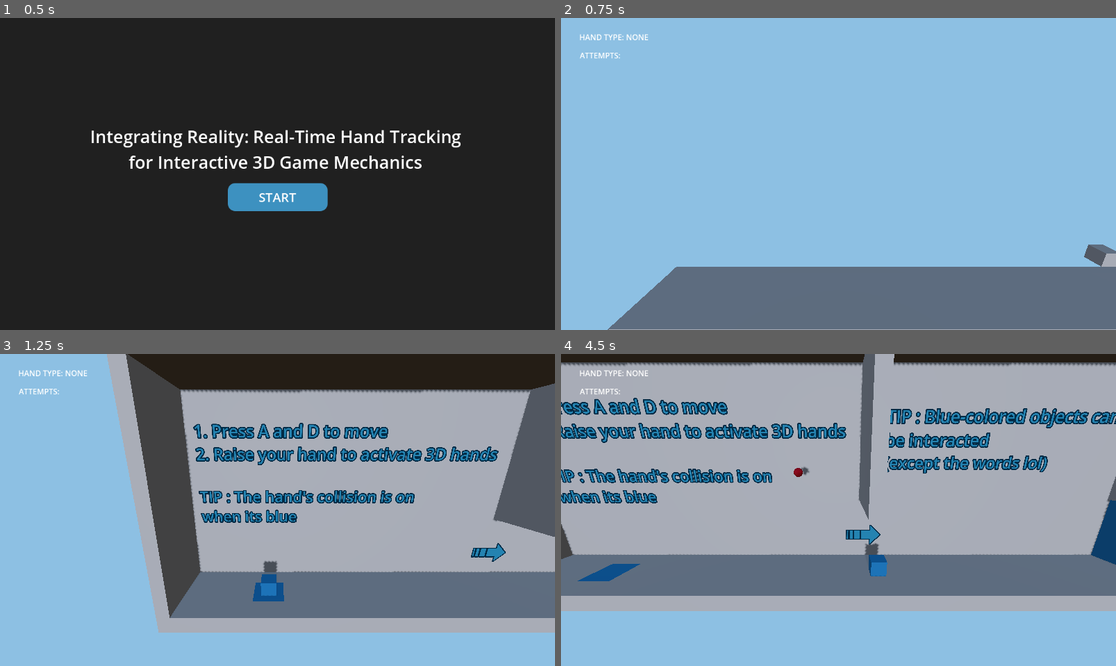
Above: before the commit, frames 1-4 (two rows, left to right).
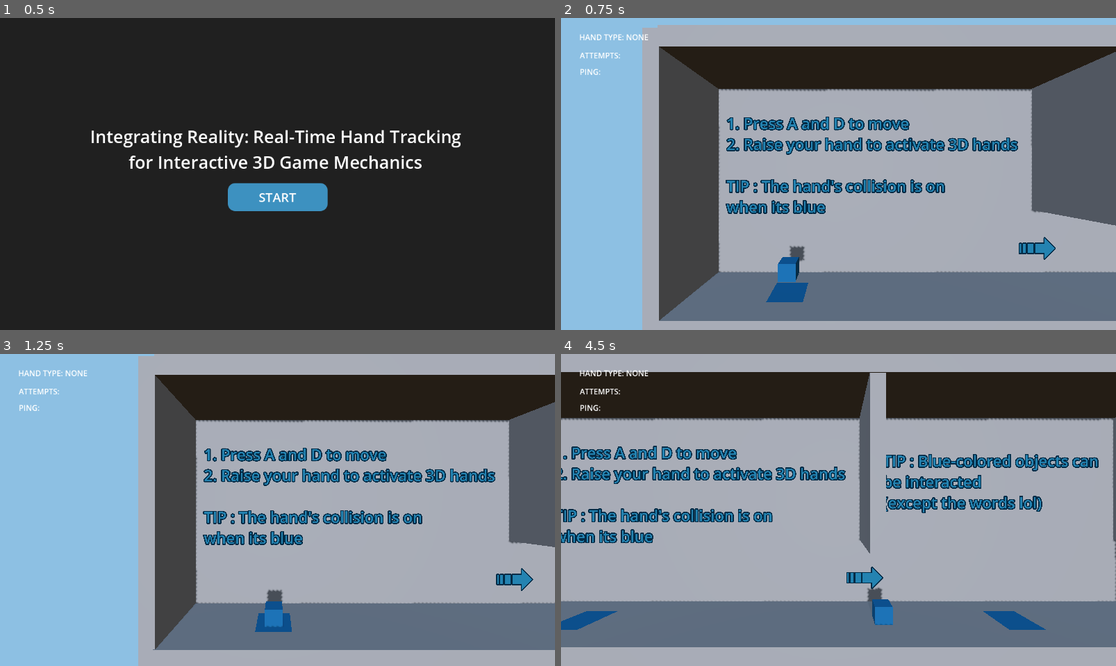
Above: after the commit, the same moments.

Repository: kalzaf50/integrating-reality-game
Game: Godot game, scene res://main_menu.tscn
Same seed, same stepped clock (60 frames per second), same inputs: the game is played once before the commit and once after it.
Inputs:
- Up to frame 1 (0.5 s): no input
- Up to frame 2 (0.75 s): click "START" at 0.5 s
- Up to frame 3 (1.25 s): no input
- Up to frame 4 (4.5 s): hold D (move_right) 1.28-2.03 s; hold A (move_left) 2.03-2.78 s; hold D (move_right) 2.78-4.28 s; hold A (move_left) from 4.28 s (still down)

Frame 1 is identical in both runs. In frame 2, 72% of the frame differs, in the area x 3-100%, y 2-100%; in frame 3, 42%; in frame 4, 63%.

Commit message:
Might be final commit

Diff:
--- a/godot/camera_3d.gd
+++ b/godot/camera_3d.gd
@@ -15,7 +15,7 @@
 		if player and not (hand_tracker.left_hand.is_active() or hand_tracker.right_hand.is_active()):
 			var target_position = global_position
 			target_position.x = player.global_position.x
-			target_position.y = player.global_position.y + 7
+			target_position.y = player.global_position.y + 6
 
 			# Smoothly interpolate to the target position
 			global_position = global_position.lerp(target_position, 5 * delta)
--- a/godot/canvas_layer.gd
+++ b/godot/canvas_layer.gd
@@ -2,9 +2,12 @@
 
 @onready var HandType: Label = $"../CanvasLayer/HandType"
 @onready var attempts: Label = $"../CanvasLayer/Attempts"
+@onready var ping: Label = $"../CanvasLayer/Ping"
 @onready var hand_tracker = $"../HandTracking"
 
 var attempt_count: int = 0
+const MAX_PING_SAMPLES := 20
+var ping_samples: Array = []
 
 func _process(_delta: float) -> void:
 	var visible_hands = []
@@ -19,3 +22,18 @@
 func increment_attempts() -> void:
 	attempt_count += 1
 	attempts.text = "ATTEMPTS: %d" % attempt_count
+
+func update_ping(new_ping: int) -> void:
+	ping_samples.append(new_ping)
+	if ping_samples.size() > MAX_PING_SAMPLES:
+		ping_samples.pop_front()
+
+	var total := 0
+	for ping in ping_samples:
+		total += ping
+
+	var average_ping := total / ping_samples.size()
+	display_ping(round(average_ping))
+
+func display_ping(ping_value) -> void:
+	ping.text = "PING: %d" % ping_value
--- a/godot/hand/hand_tracking.gd
+++ b/godot/hand/hand_tracking.gd
@@ -8,6 +8,8 @@
 var right_hand: Hand
 
 var hands_data: Dictionary
+
+@onready var stats = $"../CanvasLayer"
 
 func _ready() -> void:
 	server = UDPServer.new()
@@ -36,6 +38,13 @@
 func _process(_delta: float) -> void:
 	server.poll()
 	if server.is_connection_available():
+
+		if hands_data.has("timestamp"):
+			var sent_time = hands_data["timestamp"]
+			var now = Time.get_unix_time_from_system()
+			var latency = (now - sent_time) * 1000.0
+			stats.update_ping(latency)
+
 		var peer = server.take_connection()
 		var data = peer.get_packet()
 		hands_data = _parse_hands_from_packet(data)
--- /dev/null
+++ b/godot/interactive/end_particles.tscn
@@ -0,0 +1,38 @@
+[gd_scene load_steps=6 format=3 uid="uid://yj7f6tm6in6l"]
+
+[sub_resource type="StandardMaterial3D" id="StandardMaterial3D_6b42v"]
+transparency = 1
+albedo_color = Color(0.866667, 0.0745098, 0, 0.729412)
+emission_enabled = true
+emission = Color(0.866667, 0.0745098, 0, 1)
+emission_energy_multiplier = 5.0
+billboard_mode = 3
+billboard_keep_scale = true
+particles_anim_h_frames = 1
+particles_anim_v_frames = 1
+particles_anim_loop = false
+
+[sub_resource type="Curve" id="Curve_3ue5m"]
+_data = [Vector2(0, 0.505618), 0.0, 0.0, 0, 0, Vector2(0.25, 0.988764), 0.0, 0.0, 0, 0, Vector2(1, 0), 0.0, 0.0, 0, 0]
+point_count = 3
+
+[sub_resource type="CurveTexture" id="CurveTexture_8xchm"]
+curve = SubResource("Curve_3ue5m")
+
+[sub_resource type="ParticleProcessMaterial" id="ParticleProcessMaterial_alr3s"]
+spread = 80.0
+initial_velocity_min = 1.0
+initial_velocity_max = 1.0
+gravity = Vector3(0, 0, 0)
+scale_max = 6.95
+scale_curve = SubResource("CurveTexture_8xchm")
+
+[sub_resource type="QuadMesh" id="QuadMesh_38njk"]
+size = Vector2(0.02, 0.02)
+
+[node name="EndParticles" type="GPUParticles3D"]
+material_override = SubResource("StandardMaterial3D_6b42v")
+amount = 30
+speed_scale = 2.0
+process_material = SubResource("ParticleProcessMaterial_alr3s")
+draw_pass_1 = SubResource("QuadMesh_38njk")
--- /dev/null
+++ b/godot/interactive/laser.gd
@@ -0,0 +1,22 @@
+extends RayCast3D
+
+@onready var beam_mesh = $BeamMesh
+@onready var end_particles = $EndParticles
+
+# Called every frame. 'delta' is the elapsed time since the previous frame.
+func _process(delta: float) -> void:
+	var cast_point
+	force_raycast_update()
+
+	if is_colliding():
+		var collider = get_collider()
+		if collider and collider.name == "Player":
+			if collider.has_method("explode_and_respawn") and collider.is_alive:
+				collider.explode_and_respawn()
+
+		cast_point = to_local(get_collision_point())
+
+		beam_mesh.mesh.height = cast_point.y
+		beam_mesh.position.y = cast_point.y/2
+
+		end_particles.position.y = cast_point.y
--- /dev/null
+++ b/godot/interactive/laser.tscn
@@ -0,0 +1,35 @@
+[gd_scene load_steps=6 format=3 uid="uid://cxpodwkaxsv4p"]
+
+[ext_resource type="Script" uid="uid://d360qbjl22b3p" path="res://interactive/laser.gd" id="1_6x5yo"]
+[ext_resource type="PackedScene" uid="uid://yj7f6tm6in6l" path="res://interactive/end_particles.tscn" id="2_5pv34"]
+
+[sub_resource type="BoxMesh" id="BoxMesh_6x5yo"]
+
+[sub_resource type="CylinderMesh" id="CylinderMesh_y0rh2"]
+flip_faces = true
+top_radius = 0.07
+bottom_radius = 0.07
+height = 0.01
+
+[sub_resource type="StandardMaterial3D" id="StandardMaterial3D_6x5yo"]
+transparency = 1
+albedo_color = Color(0.866667, 0.0745098, 0, 0.839216)
+emission_enabled = true
+emission = Color(0.866667, 0.0745098, 0, 1)
+emission_energy_multiplier = 5.1
+
+[node name="Laser" type="RayCast3D"]
+target_position = Vector3(0, 40, 0)
+collision_mask = 3
+script = ExtResource("1_6x5yo")
+
+[node name="MeshInstance3D" type="MeshInstance3D" parent="."]
+transform = Transform3D(0.42, 0, 0, 0, 0.42, 0, 0, 0, 0.42, 0, 1.49012e-08, 0)
+mesh = SubResource("BoxMesh_6x5yo")
+
+[node name="BeamMesh" type="MeshInstance3D" parent="."]
+mesh = SubResource("CylinderMesh_y0rh2")
+surface_material_override/0 = SubResource("StandardMaterial3D_6x5yo")
+
+[node name="EndParticles" parent="." instance=ExtResource("2_5pv34")]
+transform = Transform3D(-4.37114e-08, 1, 0, -1, -4.37114e-08, 0, 0, 0, 1, 0, 0, 0)
--- a/godot/world.tscn
+++ b/godot/world.tscn
@@ -9,6 +9,7 @@
 [ext_resource type="Script" uid="uid://b18jf8kxny4o" path="res://camera_3d.gd" id="6_dwbse"]
 [ext_resource type="Script" uid="uid://b7xj1otogspc3" path="res://finish_point.gd" id="8_gbfbk"]
 [ext_resource type="PackedScene" uid="uid://byculd0i5e21v" path="res://interactive/floor_button.tscn" id="9_ioo17"]
+[ext_resource type="PackedScene" uid="uid://cxpodwkaxsv4p" path="res://interactive/laser.tscn" id="10_wse8f"]
 
 [sub_resource type="ProceduralSkyMaterial" id="ProceduralSkyMaterial_3lt1c"]
 sky_horizon_color = Color(0.64625, 0.65575, 0.67075, 1)
@@ -88,7 +89,7 @@
 script = ExtResource("1_vbggk")
 
 [node name="Ground" type="MeshInstance3D" parent="."]
-transform = Transform3D(69.2956, 0, 0, 0, 1, 0, 0, 0, 4.8, 12.6663, 11.0027, -0.00512958)
+transform = Transform3D(86.8967, 0, 0, 0, 1, 0, 0, 0, 4.8, 21.7663, 11.0027, -0.00512958)
 layers = 3
 mesh = SubResource("BoxMesh_fj7yv")
 
@@ -108,7 +109,7 @@
 shape = SubResource("BoxShape3D_tlwt5")
 
 [node name="Ceiling1" type="MeshInstance3D" parent="."]
-transform = Transform3D(47.6407, 0, 0, 0, 1, 0, 0, 0, 4.8, 1.6663, 25.0027, -0.00512958)
+transform = Transform3D(86.5544, 0, 0, 0, 1, 0, 0, 0, 4.8, 21.6663, 25.0027, -0.00512958)
 layers = 3
 mesh = SubResource("BoxMesh_fj7yv")
 
@@ -128,7 +129,7 @@
 shape = SubResource("BoxShape3D_tlwt5")
 
 [node name="Wall" type="MeshInstance3D" parent="."]
-transform = Transform3D(78.624, 0, 0, 0, 15.7777, 0, 0, 0, 0.784315, 16.9663, 17.5425, -2.79524)
+transform = Transform3D(91.0702, 0, 0, 0, 15.7777, 0, 0, 0, 0.784315, 20.6663, 17.5425, -2.79524)
 layers = 3
 mesh = SubResource("BoxMesh_fj7yv")
 
@@ -147,6 +148,16 @@
 [node name="CollisionShape3D" type="CollisionShape3D" parent="Wall2/StaticBody3D"]
 shape = SubResource("BoxShape3D_tlwt5")
 
+[node name="Wall9" type="MeshInstance3D" parent="."]
+transform = Transform3D(-2.42243e-07, 0, -0.784315, 0, 14.9209, 0, 5.54187, 0, -3.42835e-08, 65.0241, 17.9425, -0.400756)
+layers = 3
+mesh = SubResource("BoxMesh_fj7yv")
+
+[node name="StaticBody3D" type="StaticBody3D" parent="Wall9"]
+
+[node name="CollisionShape3D" type="CollisionShape3D" parent="Wall9/StaticBody3D"]
+shape = SubResource("BoxShape3D_tlwt5")
+
 [node name="Wall3" type="MeshInstance3D" parent="."]
 transform = Transform3D(-2.42243e-07, 0, -0.784315, 0, 9.45387, 0, 5.54187, 0, -3.42835e-08, 1.0241, 20.6425, -0.400756)
 layers = 3
@@ -165,6 +176,36 @@
 [node name="StaticBody3D" type="StaticBody3D" parent="Wall5"]
 
 [node name="CollisionShape3D" type="CollisionShape3D" parent="Wall5/StaticBody3D"]
+shape = SubResource("BoxShape3D_tlwt5")
+
+[node name="Wall8" type="MeshInstance3D" parent="."]
+transform = Transform3D(-2.42243e-07, 0, -0.784315, 0, 9.45387, 0, 5.54187, 0, -3.42835e-08, 56.0241, 20.6425, -0.400756)
+layers = 3
+mesh = SubResource("BoxMesh_fj7yv")
+
+[node name="StaticBody3D" type="StaticBody3D" parent="Wall8"]
+
+[node name="CollisionShape3D" type="CollisionShape3D" parent="Wall8/StaticBody3D"]
+shape = SubResource("BoxShape3D_tlwt5")
+
+[node name="Wall6" type="MeshInstance3D" parent="."]
+transform = Transform3D(-2.42243e-07, 0, -0.784315, 0, 9.45387, 0, 5.54187, 0, -3.42835e-08, 37.0241, 16.2425, -0.400756)
+layers = 3
+mesh = SubResource("BoxMesh_fj7yv")
+
+[node name="StaticBody3D" type="StaticBody3D" parent="Wall6"]
+
+[node name="CollisionShape3D" type="CollisionShape3D" parent="Wall6/StaticBody3D"]
+shape = SubResource("BoxShape3D_tlwt5")
+
+[node name="Wall7" type="MeshInstance3D" parent="."]
+transform = Transform3D(-2.42243e-07, 0, -4.70589, 0, 0.661771, 0, 5.54187, 0, -2.05701e-07, 35.0241, 20.6425, -0.400756)
+layers = 3
+mesh = SubResource("BoxMesh_fj7yv")
+
+[node name="StaticBody3D" type="StaticBody3D" parent="Wall7"]
+
+[node name="CollisionShape3D" type="CollisionShape3D" parent="Wall7/StaticBody3D"]
 shape = SubResource("BoxShape3D_tlwt5")
 
 [node name="Gate1" type="MeshInstance3D" parent="."]
@@ -195,7 +236,7 @@
 shape = SubResource("BoxShape3D_tlwt5")
 
 [node name="Player" parent="." instance=ExtResource("2_fj7yv")]
-transform = Transform3D(1, 0, 0, 0, 1, 0, 0, 0, 1, 38, 13.6099, 0)
+transform = Transform3D(1, 0, 0, 0, 1, 0, 0, 0, 1, -16, 13.6099, 0)
 
 [node name="CanvasLayer" type="CanvasLayer" parent="."]
 script = ExtResource("3_tlwt5")
@@ -214,8 +255,15 @@
 offset_bottom = 92.0
 text = "ATTEMPTS: "
 
+[node name="Ping" type="Label" parent="CanvasLayer"]
+offset_left = 39.0
+offset_top = 100.0
+offset_right = 184.0
+offset_bottom = 126.0
+text = "PING: "
+
 [node name="ObjectSpawner" type="Node3D" parent="."]
-transform = Transform3D(1, 0, 0, 0, 1, 0, 0, 0, 1, 10, 28, 0)
+transform = Transform3D(1, 0, 0, 0, 1, 0, 0, 0, 1, 39, 36.5, 0)
 script = ExtResource("4_aqk2v")
 destroy_time = 5.0
 
@@ -228,7 +276,7 @@
 autostart = true
 
 [node name="ObjectSpawner2" type="Node3D" parent="."]
-transform = Transform3D(1, 0, 0, 0, 1, 0, 0, 0, 1, -4, 44, 0)
+transform = Transform3D(1, 0, 0, 0, 1, 0, 0, 0, 1, -31, 44, 0)
 script = ExtResource("4_aqk2v")
 destroy_time = 20.0
 
@@ -241,7 +289,7 @@
 autostart = true
 
 [node name="BreakableWall" type="RigidBody3D" parent="."]
-transform = Transform3D(1, 0, 0, 0, 1, 0, 0, 0, 1, 32, 14.203, 0.395)
+transform = Transform3D(1, 0, 0, 0, 1, 0, 0, 0, 1, 43, 28.203, 0.395)
 collision_mask = 3
 mass = 5.0
 script = ExtResource("5_pkg7o")
@@ -256,12 +304,24 @@
 skeleton = NodePath("../..")
 
 [node name="Camera3D" type="Camera3D" parent="."]
-transform = Transform3D(1, 0, 0, 0, 0.965926, 0.258819, 0, -0.258819, 0.965926, 3, 63, 12)
+transform = Transform3D(1, 0, 0, 0, 1, -5.96046e-08, 0, 5.96046e-08, 1, -9, 17.8, 12)
 current = true
 script = ExtResource("6_dwbse")
 
 [node name="SpawnPoint" type="MeshInstance3D" parent="."]
 transform = Transform3D(1, 0, 0, 0, 1, 0, 0, 0, 1, -16, 11.51, 0)
+mesh = SubResource("PlaneMesh_gbfbk")
+
+[node name="CheckPoint" type="MeshInstance3D" parent="."]
+transform = Transform3D(1, 0, 0, 0, 1, 0, 0, 0, 1, 9.4, 11.51, 0)
+mesh = SubResource("PlaneMesh_gbfbk")
+
+[node name="CheckPoint2" type="MeshInstance3D" parent="."]
+transform = Transform3D(1, 0, 0, 0, 1, 0, 0, 0, 1, 27.2, 11.51, 0)
+mesh = SubResource("PlaneMesh_gbfbk")
+
+[node name="CheckPoint3" type="MeshInstance3D" parent="."]
+transform = Transform3D(1, 0, 0, 0, 1, 0, 0, 0, 1, 60.2, 11.51, 0)
 mesh = SubResource("PlaneMesh_gbfbk")
 
 [node name="FinishPoint" type="MeshInstance3D" parent="."]
@@ -300,6 +360,24 @@
 outline_size = 62
 horizontal_alignment = 0
 
+[node name="Tuto3" type="Label3D" parent="."]
+transform = Transform3D(1, 0, 0, 0, 1, 0, 0, 0, 1, 20.3, 20, -2.4)
+modulate = Color(0.129412, 0.4, 0.560784, 1)
+outline_modulate = Color(0.0281802, 0.152071, 0.225892, 1)
+text = "TIP : Hand might help"
+font_size = 217
+outline_size = 62
+horizontal_alignment = 0
+
+[node name="Tuto4" type="Label3D" parent="."]
+transform = Transform3D(1, 0, 0, 0, 1, 0, 0, 0, 1, 40.3, 20, -2.4)
+modulate = Color(0.129412, 0.4, 0.560784, 1)
+outline_modulate = Color(0.0281802, 0.152071, 0.225892, 1)
+text = "Those lasers look deadly!"
+font_size = 217
+outline_size = 62
+horizontal_alignment = 0
+
 [node name="Arrow1" type="Label3D" parent="."]
 transform = Transform3D(1, 0, 0, 0, 1, 0, 0, 0, 1, 1, 13.3, -2.4)
 modulate = Color(0.129412, 0.4, 0.560784, 1)
@@ -308,8 +386,36 @@
 font_size = 677
 outline_size = 62
 
+[node name="Arrow2" type="Label3D" parent="."]
+transform = Transform3D(0, -1, 0, 1, 0, 0, 0, 0, 1, 27, 15.3, -2.4)
+modulate = Color(0.129412, 0.4, 0.560784, 1)
+outline_modulate = Color(0.0281802, 0.152071, 0.225892, 1)
+text = "➟"
+font_size = 677
+outline_size = 62
+
+[node name="Arrow3" type="Label3D" parent="."]
+transform = Transform3D(1, 4.37114e-08, 0, -4.37114e-08, 1, 0, 0, 0, 1, 35.2, 22.7, -2.4)
+modulate = Color(0.129412, 0.4, 0.560784, 1)
+outline_modulate = Color(0.0281802, 0.152071, 0.225892, 1)
+text = "➟"
+font_size = 677
+outline_size = 62
+
 [node name="FloorButton" parent="." instance=ExtResource("9_ioo17")]
 transform = Transform3D(-4.37114e-08, 1, 0, -1, -4.37114e-08, 0, 0, 0, 1, 1.5, 20, 0)
+
+[node name="Laser" parent="." instance=ExtResource("10_wse8f")]
+transform = Transform3D(-1, -8.74228e-08, 0, 8.74228e-08, -1, 0, 0, 0, 1, 45, 24.4, 0)
+
+[node name="Laser2" parent="." instance=ExtResource("10_wse8f")]
+transform = Transform3D(-1, -8.74228e-08, 0, 8.74228e-08, -1, 0, 0, 0, 1, 46, 24.4, 0)
+
+[node name="Laser3" parent="." instance=ExtResource("10_wse8f")]
+transform = Transform3D(-1, -8.74228e-08, 0, 8.74228e-08, -1, 0, 0, 0, 1, 47, 24.4, 0)
+
+[node name="Laser4" parent="." instance=ExtResource("10_wse8f")]
+transform = Transform3D(-1, -8.74228e-08, 0, 8.74228e-08, -1, 0, 0, 0, 1, 48, 24.4, 0)
 
 [connection signal="timeout" from="ObjectSpawner/SpawnRate" to="ObjectSpawner" method="_on_spawn_rate_timeout"]
 [connection signal="timeout" from="ObjectSpawner2/SpawnRate" to="ObjectSpawner2" method="_on_spawn_rate_timeout"]
Not shown, added: godot/interactive/laser.gd.uid
Not shown: 1 places in godot/world.tscn that only renumber resources
Not shown, added: godot/interactive/laser.tscn2409145766.tmp
Not shown, changed: python/hand_detection.py
